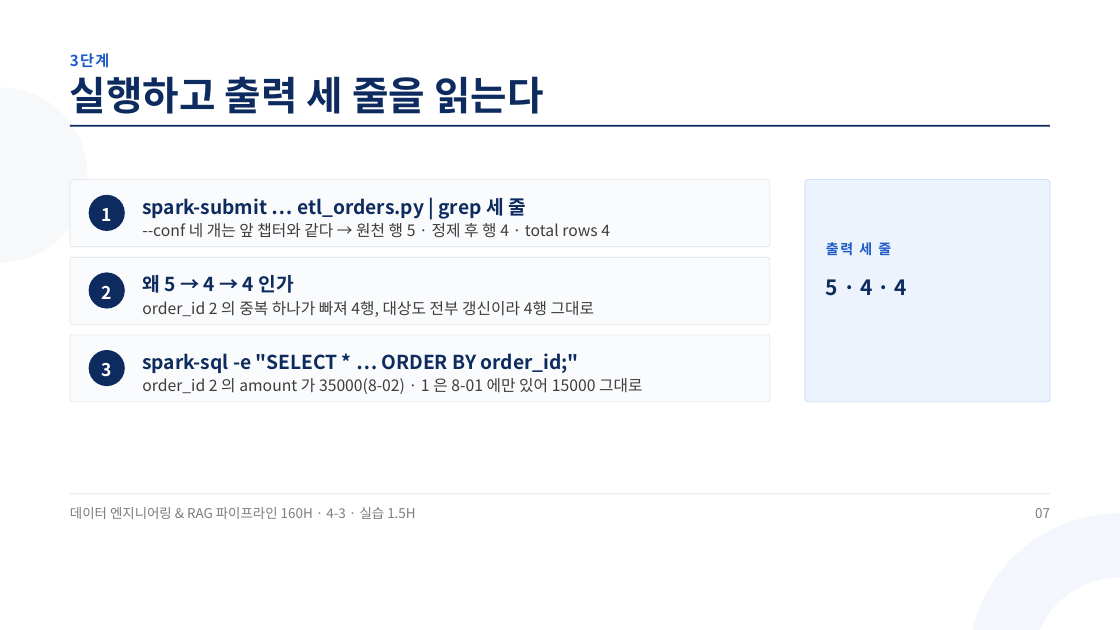
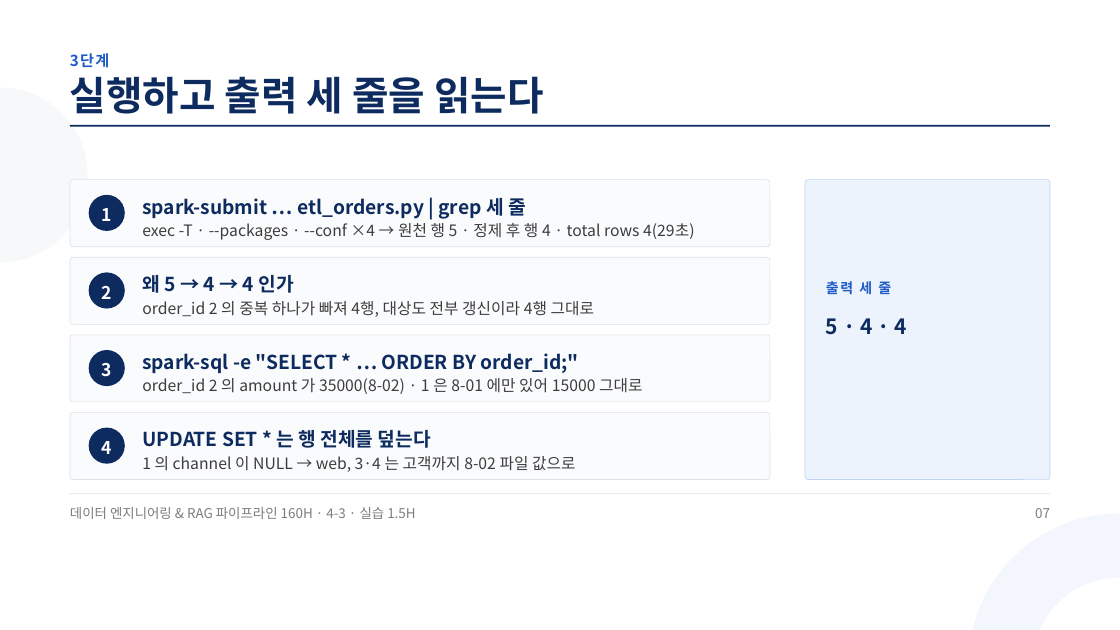
Before and after one commit to aebonlee/materials, a slide deck: slide 7 of data-eng/decks/w4d3s3.pptx. Drawn at 1120x630 pixels with LibreOffice and Linux fonts; fonts in the diff are those of the drawing. Boxes give left, top, right and bottom in pixels: in the first picture for what was removed or moved away, otherwise in the second. Text is boxed around its words. In the diff, an @@ line names an element or a change of style, - is before the commit and + after.

```diff
--- a/data-eng/decks/w4d3s3.pptx
+++ b/data-eng/decks/w4d3s3.pptx
@@ rounded rectangle: place and size @@
-rounded rectangle at box(805, 180, 1051, 402)
+rounded rectangle at box(805, 180, 1051, 479)
@@ rounded rectangle at box(805, 180, 1051, 479): proportions changed @@
@@ text at box(142, 223, 695, 240): text changed @@
---conf 네 개는 앞 챕터와 같다 → 원천 행 5 · 정제 후 행 4 · total rows 4
+exec -T · --packages · --conf ×4 → 원천 행 5 · 정제 후 행 4 · total rows 4(29초)
@@ text "출력 세 줄": place and size @@
-text "출력 세 줄" at box(826, 240, 891, 258)
+text "출력 세 줄" at box(826, 279, 891, 297)
@@ text "5 · 4 · 4": place and size @@
-text "5 · 4 · 4" at box(826, 279, 907, 296)
+text "5 · 4 · 4" at box(826, 318, 907, 335)
@@ rounded rectangle added at box(70, 412, 770, 479), fill #FAFBFD, outline #DCE1E8 0.75 pt @@
@@ ellipse added at box(88, 428, 125, 464), fill #0D2B5E @@
@@ text added at box(102, 441, 112, 454), 22.5 pt, text #FFFFFF, bold @@
+4
@@ text added at box(142, 430, 431, 448), 24.8 pt, text #0D2B5E, bold @@
+UPDATE SET * 는 행 전체를 덮는다
@@ text added at box(142, 456, 575, 472), 20.2 pt, text #3D3D3D @@
+1 의 channel 이 NULL → web, 3·4 는 고객까지 8-02 파일 값으로
```
Also in this commit, not shown: 8 other slides changed, 12 other files.
